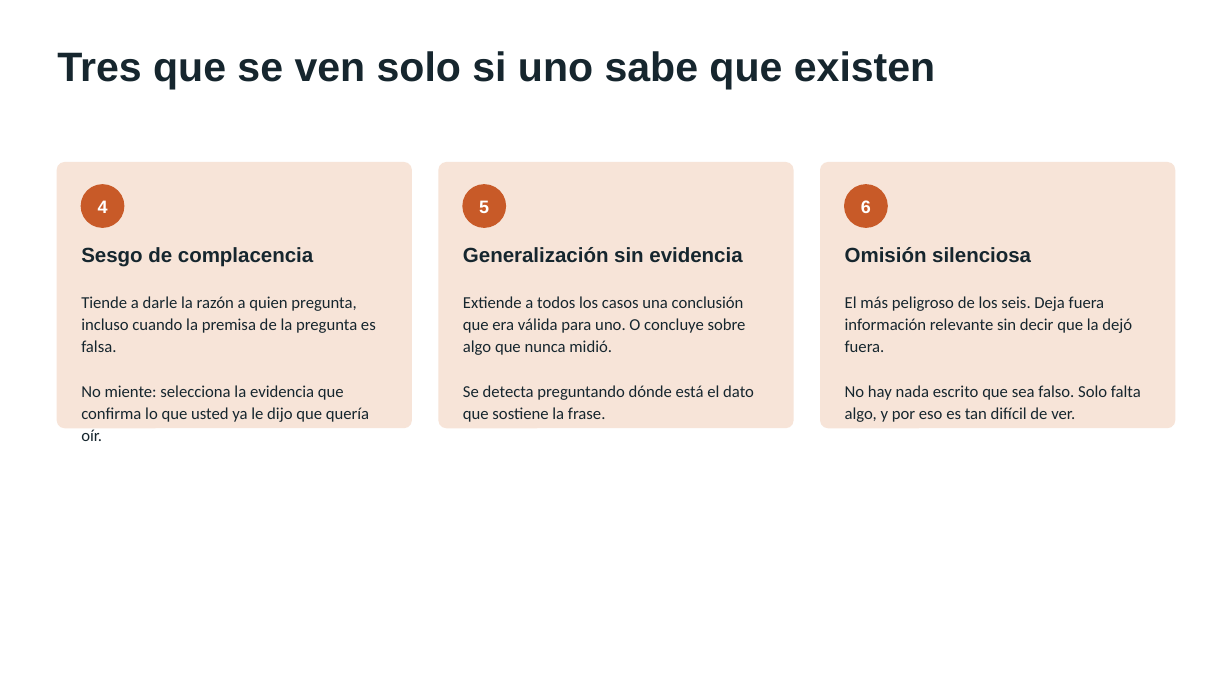
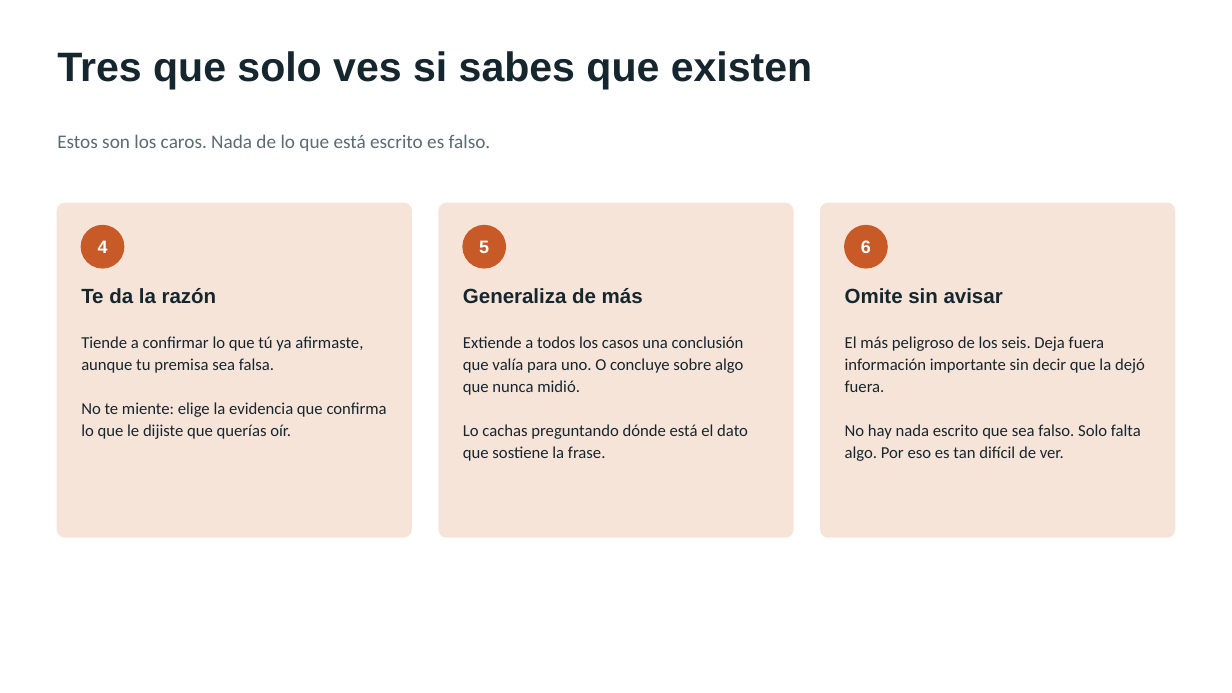
Before and after one commit to marvtrejo/curso-inegi-gen-ai, a slide deck: slide 5 of sesion-03/Sesion_03_Validacion_Critica.pptx. Drawn at 1232x693 pixels with LibreOffice and Linux fonts; fonts in the diff are those of the drawing. Boxes give left, top, right and bottom in pixels: in the first picture for what was removed or moved away, otherwise in the second. Text is boxed around its words. In the diff, an @@ line names an element or a change of style, - is before the commit and + after.

```diff
--- a/sesion-03/Sesion_03_Validacion_Critica.pptx
+++ b/sesion-03/Sesion_03_Validacion_Critica.pptx
@@ text at [57, 51, 812, 90]: text changed @@
-Tres que se ven solo si uno sabe que existen
+Tres que solo ves si sabes que existen
@@ text added at [57, 134, 491, 151], 15 pt, text #5A6B73 @@
+Estos son los caros. Nada de lo que está escrito es falso.
@@ rounded rectangle: place and size @@
-rounded rectangle at [57, 163, 411, 428]
+rounded rectangle at [57, 203, 411, 537]
@@ rounded rectangle: place and size @@
-rounded rectangle at [439, 163, 793, 428]
+rounded rectangle at [439, 203, 793, 537]
@@ proportions changed in 3 elements at [57, 203, 411, 537], [439, 203, 793, 537], [821, 203, 1175, 537] @@
@@ rounded rectangle: place and size @@
-rounded rectangle at [821, 163, 1175, 428]
+rounded rectangle at [821, 203, 1175, 537]
@@ 3 texts, 3 ellipses: place and size @@
-3 texts, 3 ellipses at [81, 185, 887, 227]
+3 texts, 3 ellipses at [81, 226, 887, 268]
@@ text removed at [81, 247, 313, 267] @@
-Sesgo de complacencia
@@ text removed at [463, 247, 742, 263] @@
-Generalización sin evidencia
@@ text removed at [845, 247, 1031, 263] @@
-Omisión silenciosa
@@ text at [81, 288, 217, 303]: text changed; size 13 to 16 pt; font Calibri to Arial; bold on @@
-Tiende a darle la razón a quien pregunta, incluso cuando la premisa de la pregunta es falsa.
-No miente: selecciona la evidencia que confirma lo que usted ya le dijo que quería oír.
+Te da la razón
@@ text added at [463, 288, 643, 304], 16 pt, text #16262E, bold @@
+Generaliza de más
@@ text added at [845, 288, 1003, 304], 16 pt, text #16262E, bold @@
+Omite sin avisar
@@ text added at [81, 336, 387, 439], 13 pt, text #16262E @@
+Tiende a confirmar lo que tú ya afirmaste, aunque tu premisa sea falsa.
+No te miente: elige la evidencia que confirma lo que le dijiste que querías oír.
@@ text at [463, 336, 748, 461]: text changed @@
-Extiende a todos los casos una conclusión que era válida para uno. O concluye sobre algo que nunca midió.
-Se detecta preguntando dónde está el dato que sostiene la frase.
+Extiende a todos los casos una conclusión que valía para uno. O concluye sobre algo que nunca midió.
+Lo cachas preguntando dónde está el dato que sostiene la frase.
@@ text at [845, 336, 1145, 461]: text changed @@
-El más peligroso de los seis. Deja fuera información relevante sin decir que la dejó fuera.
-No hay nada escrito que sea falso. Solo falta algo, y por eso es tan difícil de ver.
+El más peligroso de los seis. Deja fuera información importante sin decir que la dejó fuera.
+No hay nada escrito que sea falso. Solo falta algo. Por eso es tan difícil de ver.
```
Also in this commit, not shown: 13 other slides changed, 14 other files.
